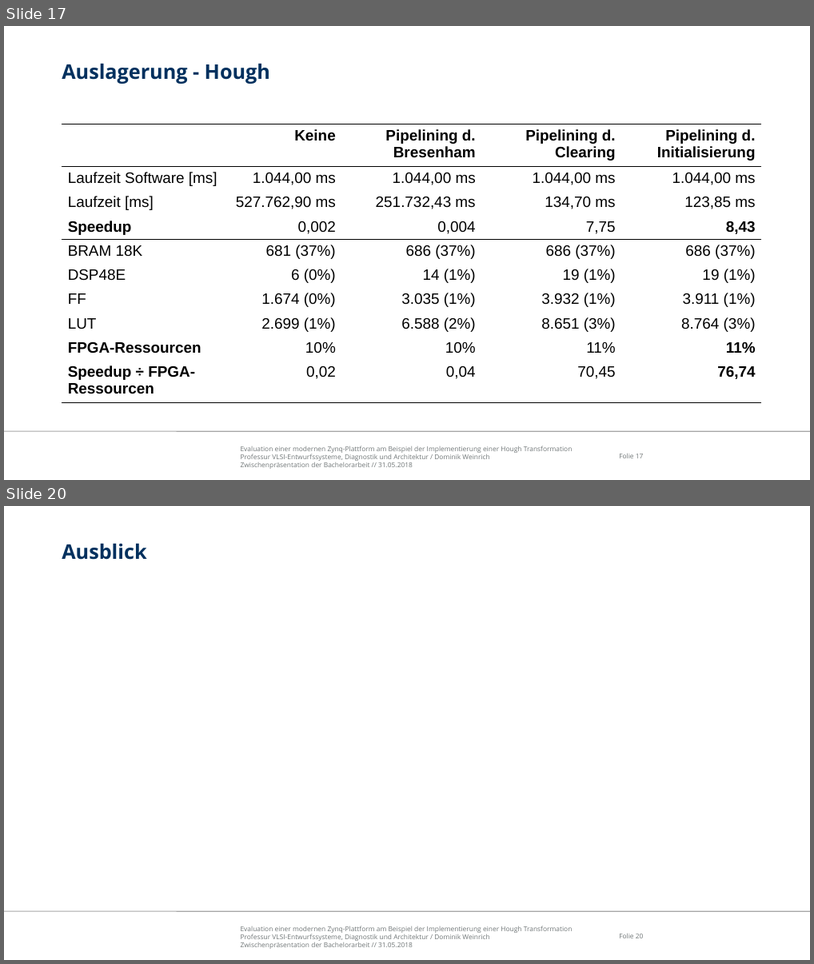
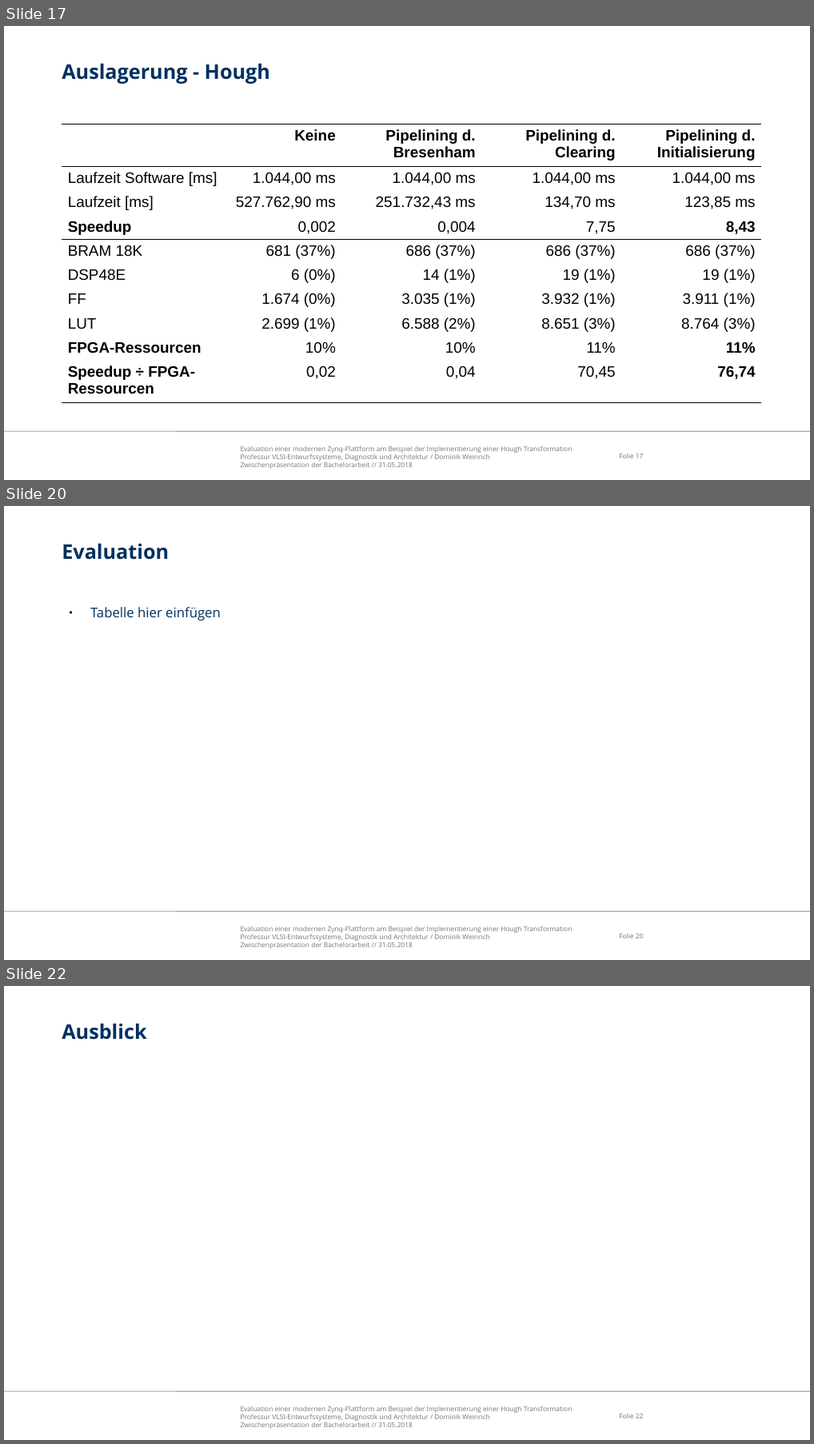
Before and after one commit to freeDom-/hough, a slide deck: Verteidigung/Verteidigung.odp. Shown one above the other, each under a label of ours: slides 17 and 20 before the commit, slides 17, 20 and 22 after it; the slides between them are not shown. The pictures are 814x964 and 814x1444 pixels, drawn with LibreOffice and Linux fonts; fonts in the diff are those of the drawing; background and template pictures are left out. Boxes give left, top, right and bottom in pixels: in the first picture for what was removed or moved away, otherwise in the second. Text is boxed around its words. In the diff, an @@ line names an element or a change of style, - is before the commit and + after.

```diff
--- a/Verteidigung/Verteidigung.odp
+++ b/Verteidigung/Verteidigung.odp
@@ slide 20 added at (4,506,810,960), background #FFFFFF; not listed: 3 template elements that a slide beside it also shows @@
@@ title added at (62,544,169,560), 24 pt, text #00305E, bold @@
+Evaluation
@@ text added at (90,607,221,620), 16 pt, text #00305E @@
+● Tabelle hier einfügen
@@ what was slide 20 is now slide 22 @@
@@ page number at (619,1413,644,1418): text changed @@
-Folie 20
+Folie 22
```
Also in this commit, not shown: 3 slides changed, 1 other slide added, 2 other files.
